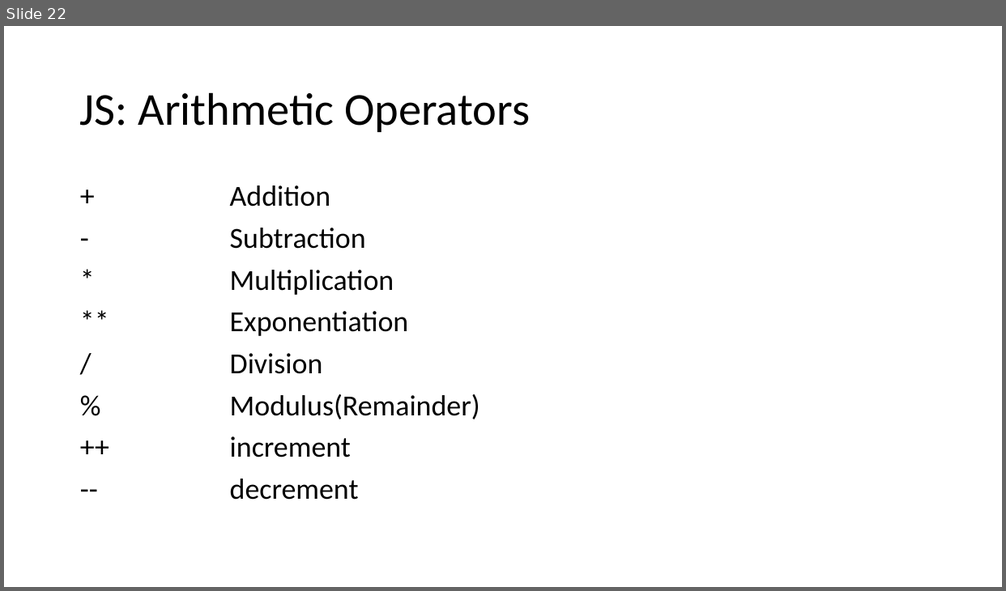
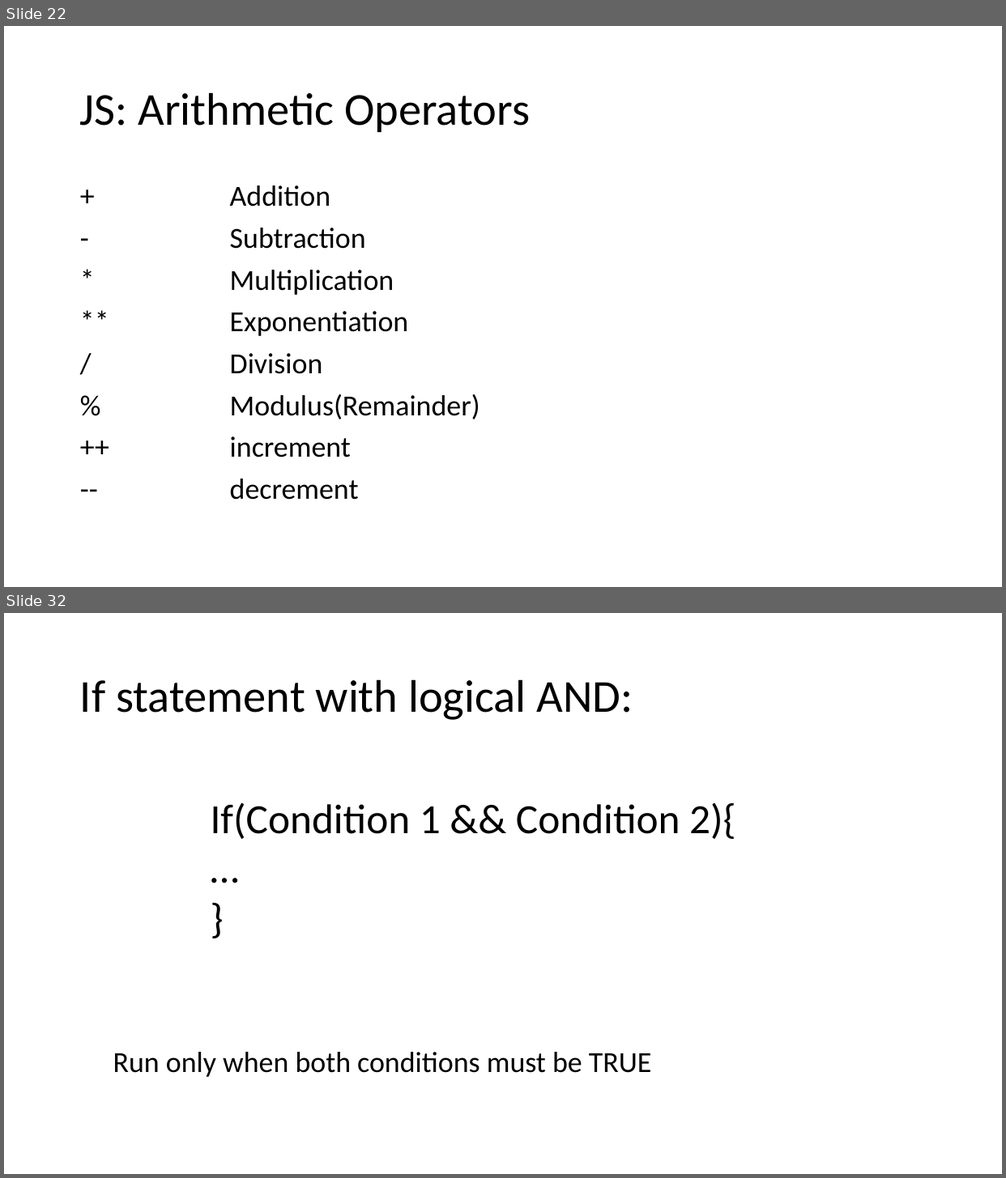
Before and after one commit to PiyushChaturvedii/Batch04, a slide deck: JavaScript.pptx. Shown one above the other, each under a label of ours: slide 22 before the commit, slides 22 and 32 after it; the slides between them are not shown. The pictures are 1006x591 and 1006x1178 pixels, drawn with LibreOffice and Linux fonts; fonts in the diff are those of the drawing. Boxes give left, top, right and bottom in pixels: in the first picture for what was removed or moved away, otherwise in the second. Text is boxed around its words. In the diff, an @@ line names an element or a change of style, - is before the commit and + after.

```diff
--- a/JavaScript.pptx
+++ b/JavaScript.pptx
@@ slide 32 added at [4, 613, 1002, 1174], background #FFFFFF @@
@@ title added at [80, 679, 633, 720], 44 pt, text #000000 @@
+If statement with logical AND:
@@ text added at [211, 803, 736, 839], 40 pt, text #000000 @@
+If(Condition 1 && Condition 2){
+…
+}
@@ text added at [113, 1052, 652, 1077], 28 pt, text #000000 @@
+Run only when both conditions must be TRUE
```
Also in this commit, not shown: 12 other slides added, 5 other files.
